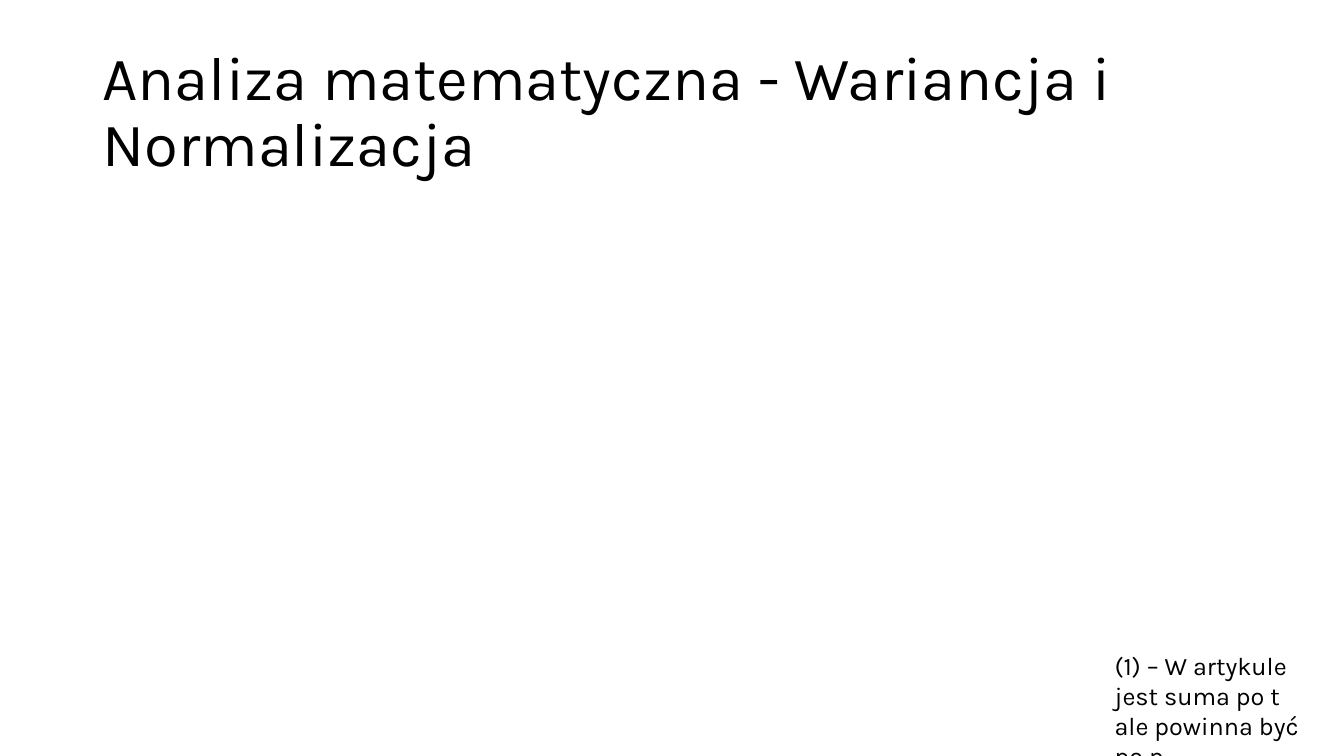
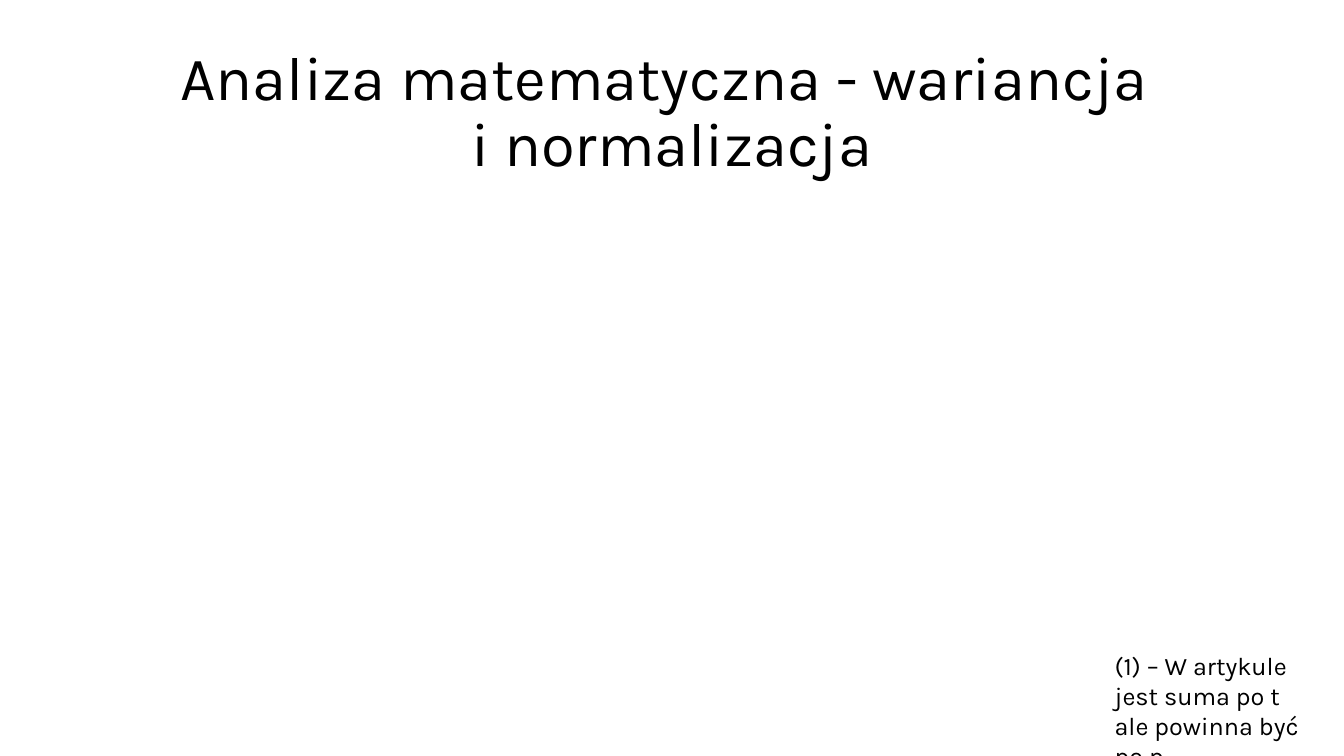
Before and after one commit to Fichey/Impact-of-Data-Ranking-on-Training-Dynamics, a slide deck: slide 5 of Analiza Teoretyczna Metryki VoG.pptx (slide 4 before the commit). Drawn at 1344x756 pixels with LibreOffice and Linux fonts; fonts in the diff are those of the drawing; grey boxes stand for pictures. Boxes give left, top, right and bottom in pixels: in the first picture for what was removed or moved away, otherwise in the second. Text is boxed around its words. In the diff, an @@ line names an element or a change of style, - is before the commit and + after.

```diff
--- a/Analiza Teoretyczna Metryki VoG.pptx
+++ b/Analiza Teoretyczna Metryki VoG.pptx
@@ title at (180,57,1147,181): text changed @@
-Analiza matematyczna - Wariancja i Normalizacja
+Analiza matematyczna - wariancja
+i normalizacja
```
Also in this commit, not shown: 1 other slide changed, 6 slides added.
